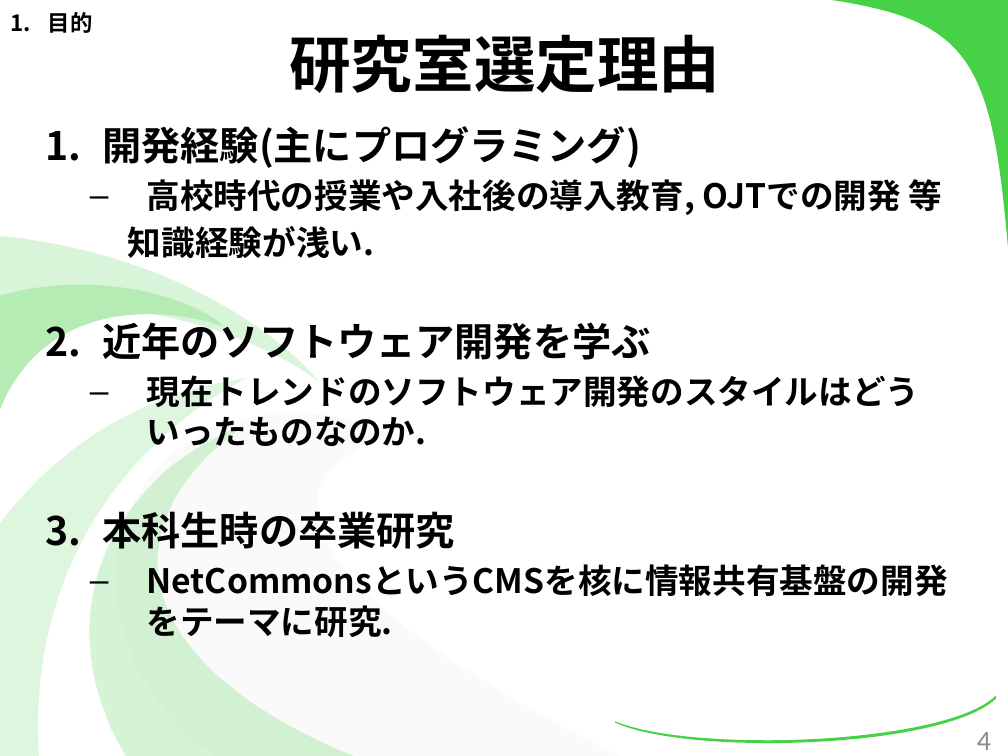
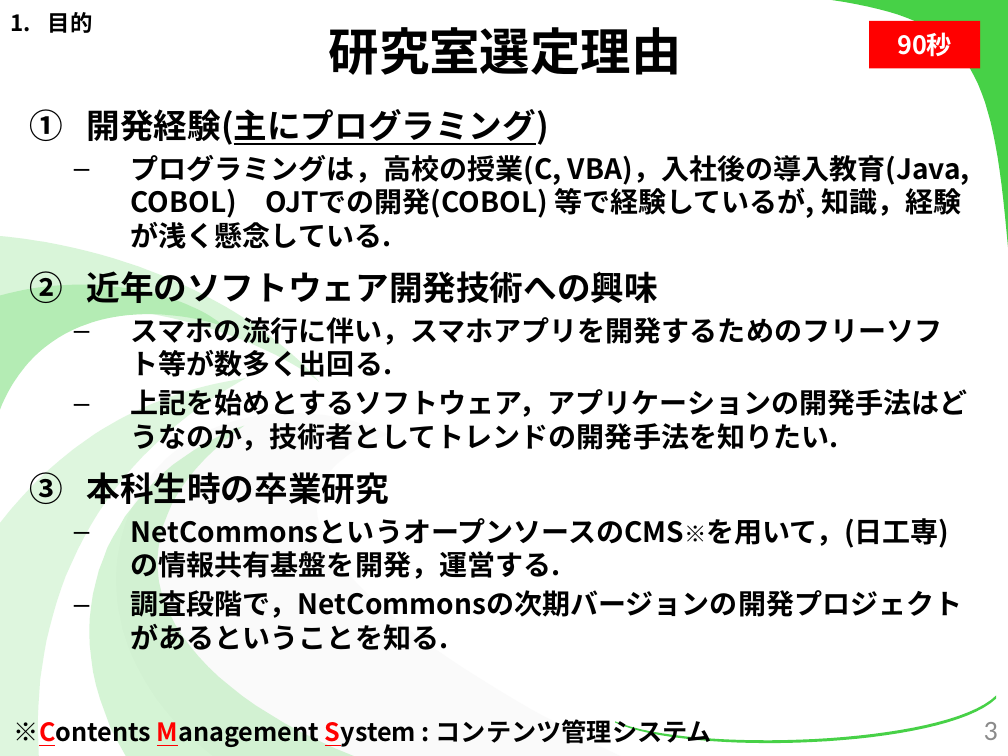
Before and after one commit to kotaro0717/Report-Management, a slide deck: slide 3 of 2.最終報告/3.発表資料/報告資料(最終).pptx (slide 4 before the commit). Drawn at 1008x756 pixels with LibreOffice and Linux fonts; fonts in the diff are those of the drawing. Boxes give left, top, right and bottom in pixels: in the first picture for what was removed or moved away, otherwise in the second. Text is boxed around its words. In the diff, an @@ line names an element or a change of style, - is before the commit and + after.

```diff
--- a/2.最終報告/3.発表資料/報告資料(最終).pptx
+++ b/2.最終報告/3.発表資料/報告資料(最終).pptx
@@ title "研究室選定理由" at (329,27,682,75): size 44 to 36 pt @@
@@ rectangle added at (869,21,980,69), fill #FF0000, 18 pt, text #FFFFFF, bold @@
+90秒
@@ text "開発経験(主にプログラミング)": place and size @@
-text "開発経験(主にプログラミング)" at (102,126,943,549)
+text "開発経験(主にプログラミング)" at (87,109,970,618)
@@ text at (87,109,549,504): size 28 to 24 pt in "開発経験(主にプログラミング)", "本科生時の卒業研究"; underline on in "開発経験(主にプログラミング)"; bullet 1. to circleNumDbPlain @@
@@ text at (87,155,970,455): text changed; size 24 to 20 pt @@
-  – 高校時代の授業や入社後の導入教育, OJTでの開発 等
-  知識経験が浅い.
-2. 近年のソフトウェア開発を学ぶ
-  – 現在トレンドのソフトウェア開発のスタイルはどういったものなのか.
+  – プログラミングは，高校の授業(C, VBA)，入社後の導入教育(Java, COBOL) OJTでの開発(COBOL) 等で経験しているが, 知識，経験が浅く懸念している.
+2. 近年のソフトウェア開発技術への興味
+  – スマホの流行に伴い，スマホアプリを開発するためのフリーソフト等が数多く出回る.
+  – 上記を始めとするソフトウェア，アプリケーションの開発手法はどうなのか，技術者としてトレンドの開発手法を知りたい.
@@ text at (131,518,963,618): text changed; size 24 to 20 pt @@
-  – NetCommonsというCMSを核に情報共有基盤の開発をテーマに研究.
+  – NetCommonsというオープンソースのCMS※を用いて，(日工専)の情報共有基盤を開発，運営する.
+  – 調査段階で，NetCommonsの次期バージョンの開発プロジェクトがあるということを知る.
@@ text added at (14,719,712,747), 18 pt, text #000000, bold @@
+※Contents Management System : コンテンツ管理システム
@@ page number removed at (977,732,991,750) @@
-4
@@ page number added at (984,722,998,740), 20 pt, text #8C8C8C @@
+3
```
Also in this commit, not shown: 28 other slides changed, 9 slides added, 2 slides removed, 1 other file.
